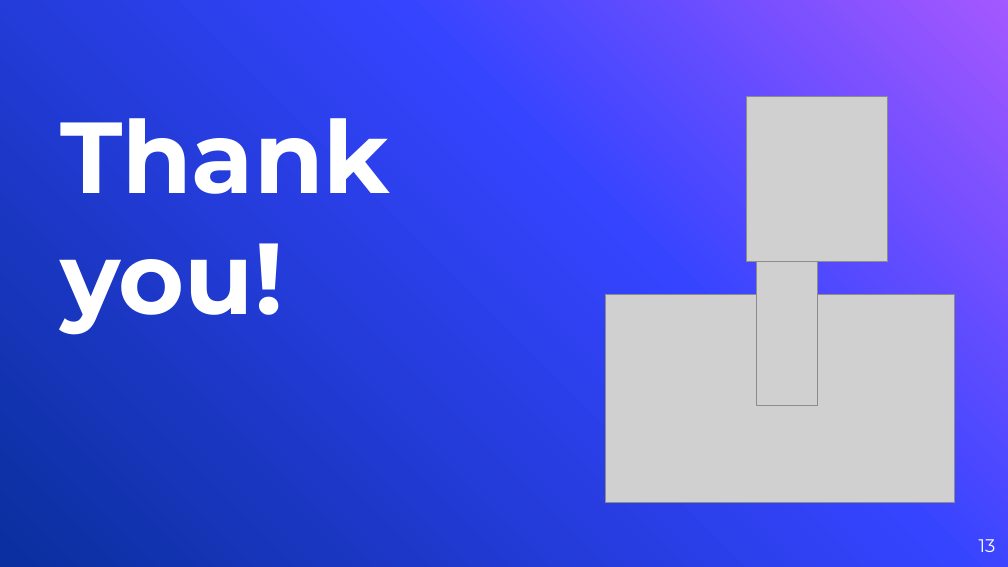
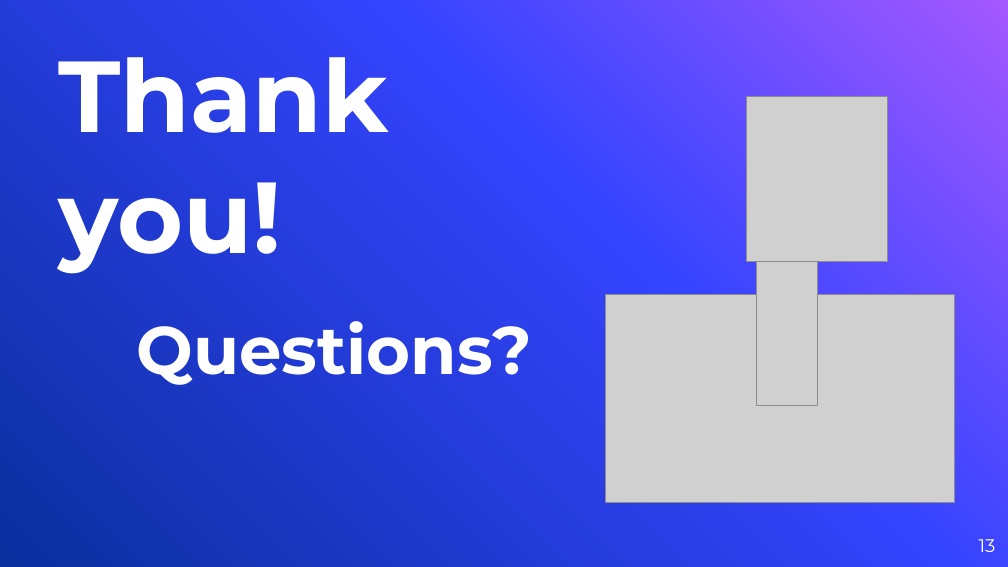
Before and after one commit to mmihaiturcu/dissertation, a slide deck: slide 13 of Presentation.pptx. Drawn at 1008x567 pixels with LibreOffice and Linux fonts; fonts in the diff are those of the drawing; grey boxes stand for pictures; background and template pictures are left out. Boxes give left, top, right and bottom in pixels: in the first picture for what was removed or moved away, otherwise in the second. Text is boxed around its words. In the diff, an @@ line names an element or a change of style, - is before the commit and + after.

Commit message:
Updated last slide

```diff
--- a/Presentation.pptx
+++ b/Presentation.pptx
@@ title "Thank you!": place and size @@
-title "Thank you!" at [60, 118, 390, 335]
+title "Thank you!" at [58, 57, 388, 274]
@@ text added at [136, 321, 531, 385], 48 pt, text #FFFFFF, bold @@
+Questions?
```
